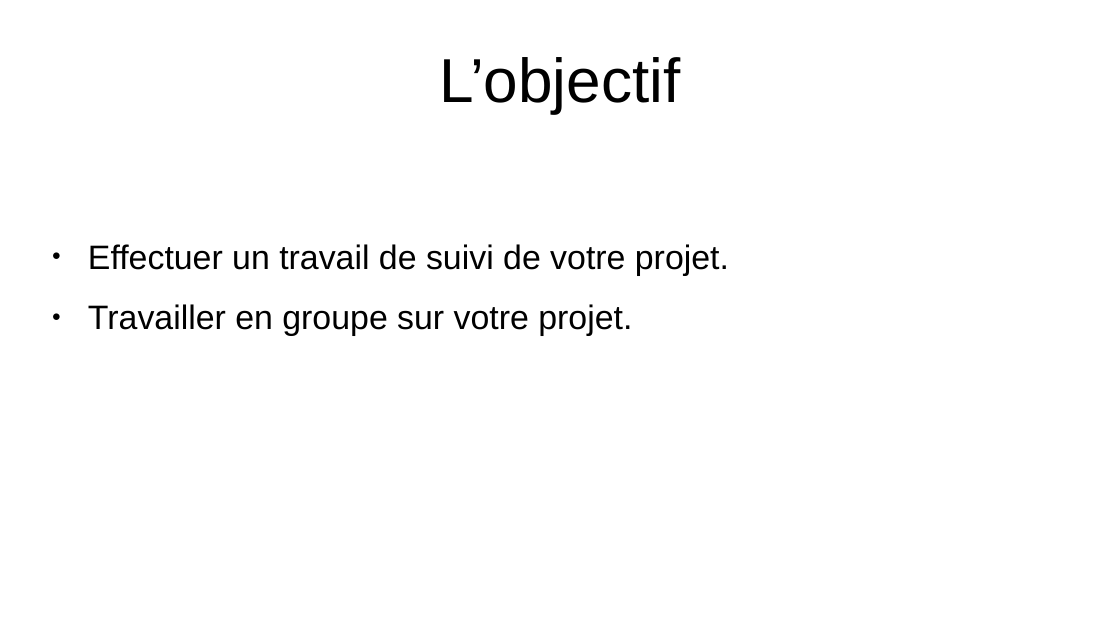
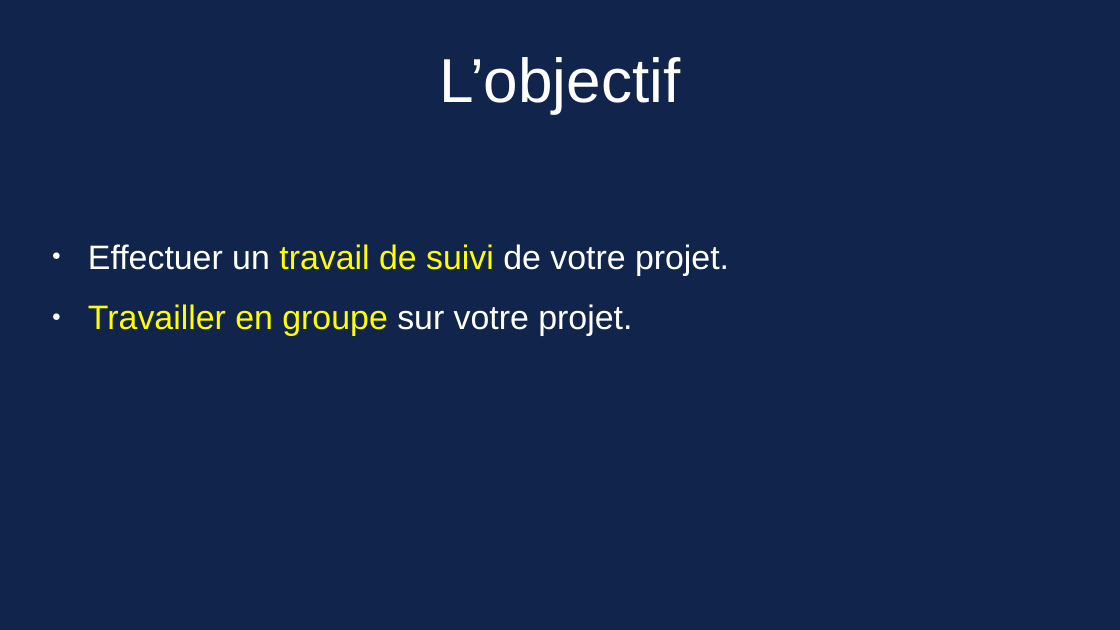
Before and after one commit to Sauvage89/guide_git, a slide deck: slide 13 of guide_git.odp (slide 11 before the commit). Drawn at 1120x630 pixels with LibreOffice and Linux fonts; fonts in the diff are those of the drawing. Boxes give left, top, right and bottom in pixels: in the first picture for what was removed or moved away, otherwise in the second. Text is boxed around its words. In the diff, an @@ line names an element or a change of style, - is before the commit and + after.

Commit message:
doc(diaporama): Finition de l'explication sur la collaboration avec git, ajout de l'explication des branch et de leur utilité via un cas précis, ajout de la diapositif objectif notant la fin du diapo, ajout de 2 diapo sur quelque command git

```diff
--- a/guide_git.odp
+++ b/guide_git.odp
@@ background #FFFFFF to #11244B @@
@@ title "L’objectif" at [439, 57, 680, 113]: text colour #000000 to #FFFFFF @@
@@ text "Effectuer un travail de suivi ..." at [88, 244, 729, 336]: text colour #000000 to #FFFFFF in "Effectuer un de votre projet.", "sur votre projet."; text colour #000000 to #FFFF00 in "travail de suivi", "Travailler en groupe"; bullet colour #000000 to #FFFFFF @@
```
Also in this commit, not shown: 1 other slide changed, 4 slides added.
